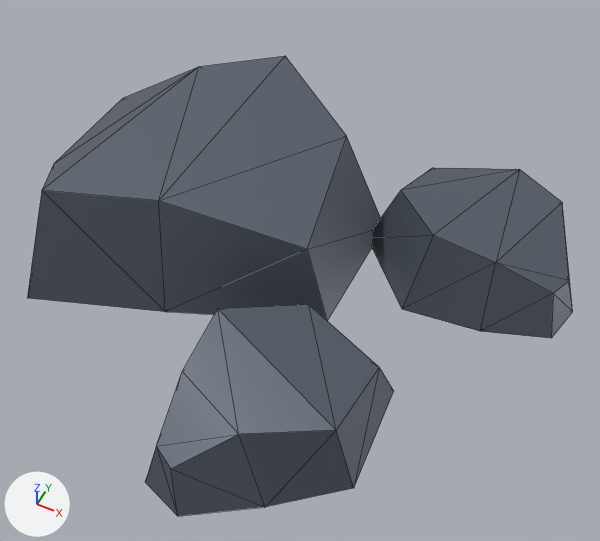
A saved change to the glTF model public/models/environment/rocks.glb.
Before and after are seen from a 50 mm lens placed at (2.02, -4.31, 5.69), pointed at (0.0, -0.26, 0.63). Every picture has the same lights, and +X, +Y and +Z are marked at lower left. The picture after the commit comes second. Mesh edges are drawn as thin lines. Where no turn or scale is listed for an object, it has been applied to the vertices. Vertices at exactly the same position are counted once.

Names of what the first picture shows: 'Rock_3'.
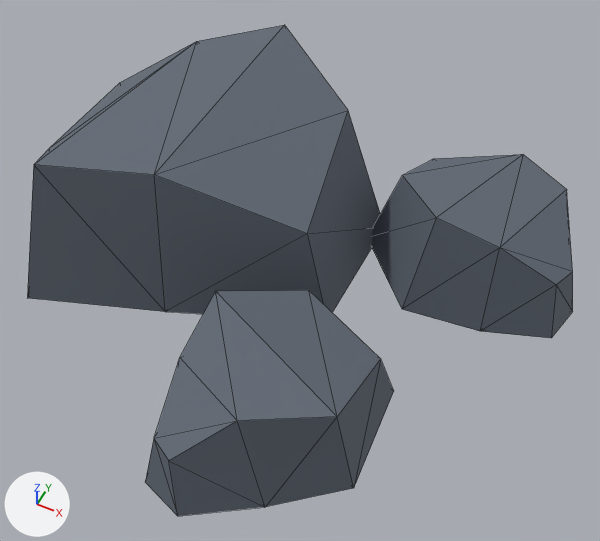
The newer file is also rescaled (x16.42) as a whole; pictures and numbers use the older file's frame.

What differs and where, as boxes (x1, y1, x2, y2) in the pictures (600 x 541 px):
'Rock_3', rescaled (7% taller)
    before: (27, 56, 573, 516)
    after: (27, 25, 573, 516)

Diff of the bpy script that builds the scene:
```diff
--- a/public/models/environment/rocks.glb.py
+++ b/public/models/environment/rocks.glb.py
@@ mat_stone_dark @@
 mat_stone_dark.metallic = 0.4
-mat_stone_dark.roughness = 0.415
+mat_stone_dark.roughness = 0.9
@@ me_rock_3 @@
 # used by ob_rock_3; location = (0.0, 0.0, 0.0)
-me_rock_3.from_pydata(...)  # 48 vertices, 84 faces; spans x -2.73..2.1, y -2.29..1.87, z 0.0..1.28
+me_rock_3.from_pydata(...)  # 48 vertices, 84 faces; spans x -2.73..2.1, y -2.29..1.87, z 0.0..1.6
+# me_rock_3 part 1: the whole mesh is scaled about the mesh origin by (1, 1, 1.25)
 me_rock_3.materials.append(mat_stone_dark)
```
